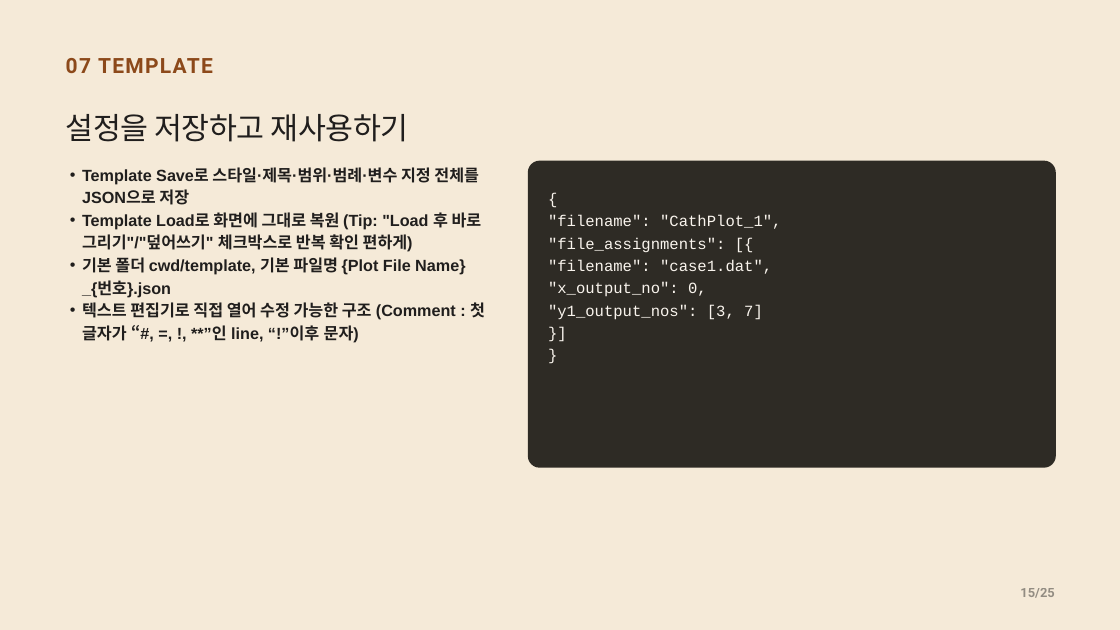
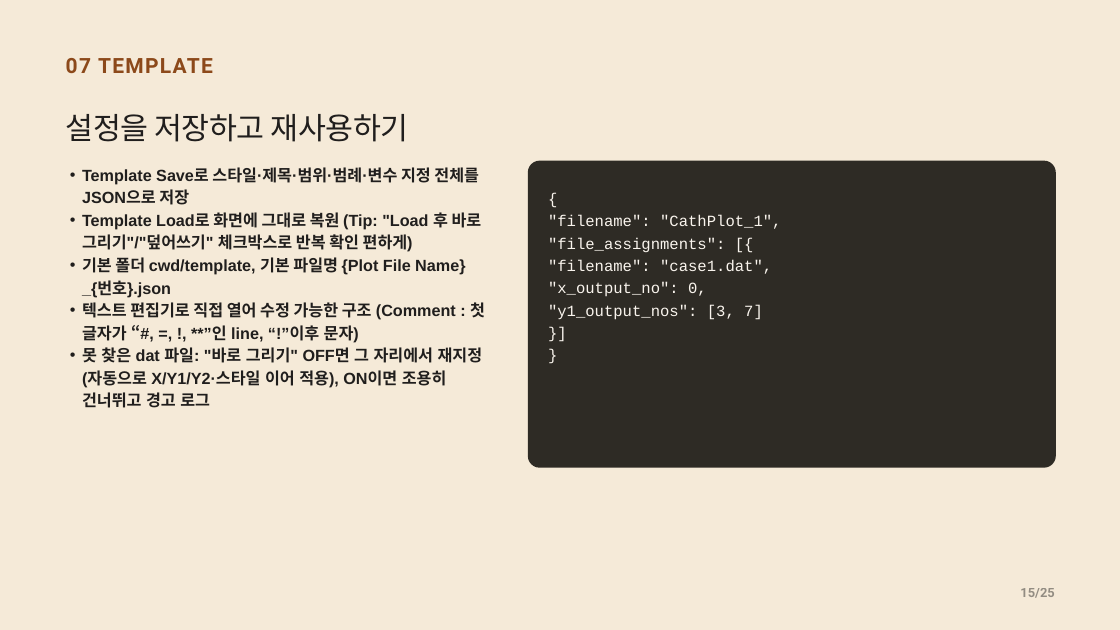
Before and after one commit to CWKIM113/CathPlot_Pub, a slide deck: slide 15 of CathPlot_발표.pptx. Drawn at 1120x630 pixels with LibreOffice and Linux fonts; fonts in the diff are those of the drawing. Boxes give left, top, right and bottom in pixels: in the first picture for what was removed or moved away, otherwise in the second. Text is boxed around its words. In the diff, an @@ line names an element or a change of style, - is before the commit and + after.

```diff
--- a/CathPlot_발표.pptx
+++ b/CathPlot_발표.pptx
@@ text at (82, 347, 483, 408): paragraph added @@
+• 못 찾은 dat 파일: "바로 그리기" OFF면 그 자리에서 재지정(자동으로 X/Y1/Y2·스타일 이어 적용), ON이면 조용히 건너뛰고 경고 로그
```
Also in this commit, not shown: 2 other slides changed, 2 other files.
